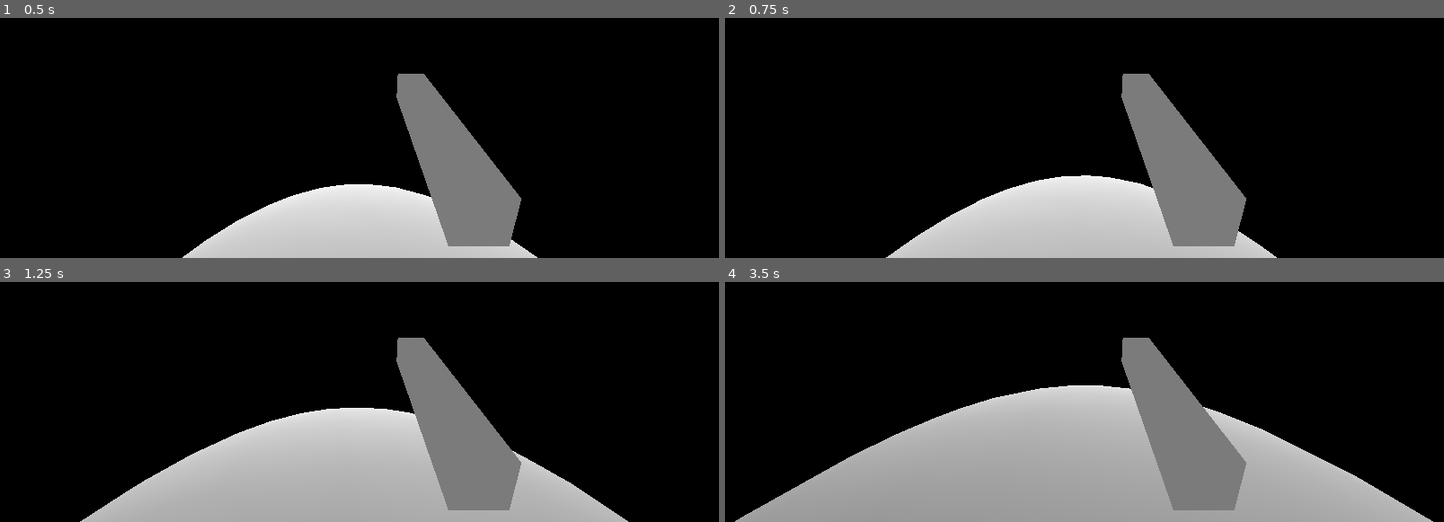
Above: before the commit, frames 1-4 (two rows, left to right).
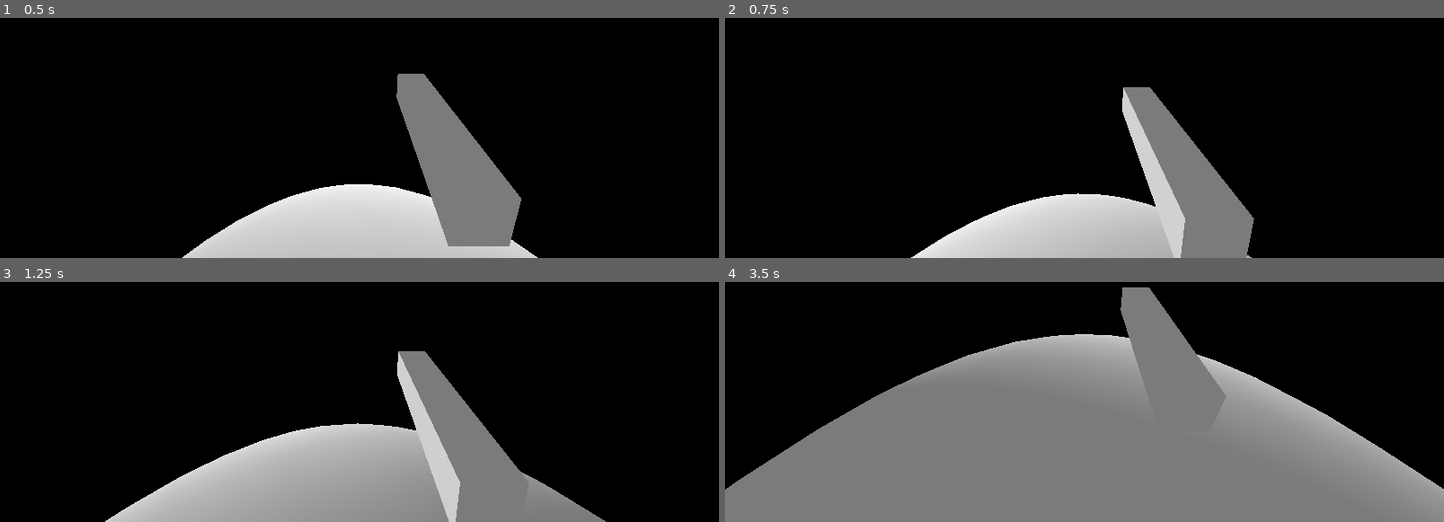
Above: after the commit, the same moments.

Repository: BliznyukNM/space-game
Game: Godot game, scene res://test/PlanetWalk.tscn
The game is run twice, just before and just after one commit, with the same random seed, the same clock (stepped at 60 frames per second) and the same inputs. The project has no main scene, so this scene is started directly.
Inputs (mouse positions are in pixels of both pictures, inside the frame that each line leads up to):
- Up to frame 1 (0.5 s): no input
- Up to frame 2 (0.75 s): move the mouse to (1242, 27) at 0.52 s; hold D (character_right) from 0.53 s (still down)
- Up to frame 3 (1.25 s): keep holding D (character_right)
- Up to frame 4 (3.5 s): move the mouse to (940, 332) at 1.27 s; release D (character_right) at 1.28 s; hold S (character_backward) 1.28-2.03 s; move the mouse to (outside the picture) at 2.02 s; hold D (character_right) 2.03-2.78 s; move the mouse to (1048, 394) at 2.77 s; hold W (character_forward) from 2.78 s (still down)

Frame 1 is identical in both runs. In frame 2, 6.3% of the frame differs, in the area x 22-77%, y 23-100%; in frame 3, 11%; in frame 4, 49%, in the area x 0-100%, y 2-100%.

Commit message:
nice camera controls

Diff:
--- a/space-game-client/project.godot
+++ b/space-game-client/project.godot
@@ -9,6 +9,11 @@
 config_version=4
 
 _global_script_classes=[ {
+"base": "KinematicBody",
+"class": "Character",
+"language": "GDScript",
+"path": "res://src/Character.gd"
+}, {
 "base": "Spatial",
 "class": "NBody",
 "language": "GDScript",
@@ -20,6 +25,7 @@
 "path": "res://src/Newton.gd"
 } ]
 _global_script_class_icons={
+"Character": "",
 "NBody": "",
 "Newton": ""
 }
--- a/space-game-client/src/Character.gd
+++ b/space-game-client/src/Character.gd
@@ -1,4 +1,5 @@
 extends KinematicBody
+class_name Character
 
 
 export var speed := 5.0
@@ -8,6 +9,7 @@
 var _gravity_up: Vector3
 var _planet: NBody
 var _velocity: Vector3
+var _input: Vector3
 
 
 func apply_gravity(gravity: Vector3, gravity_up: Vector3, planet: NBody) -> void:
@@ -16,11 +18,13 @@
 	_planet = planet
 
 
+func move(input: Vector3) -> void:
+	_input = Quat(rotation) * input
+
+
 func _physics_process(delta: float) -> void:
 	_align_gravity()
 
-	var input: = _get_input()
-	input = Quat(rotation) * input
 
 	if not is_on_floor():
 		_velocity += _gravity * delta
@@ -29,7 +33,7 @@
 		_velocity = Vector3.ZERO
 
 	translation += _planet.velocity * delta
-	translation += input * speed * delta
+	translation += _input * speed * delta
 
 
 
@@ -37,11 +41,3 @@
 	var new_x: Vector3 = _gravity_up.cross(transform.basis.z).normalized()
 	var new_z: Vector3 = _gravity_up.cross(new_x).normalized()
 	transform.basis = Basis(new_x, _gravity_up, -new_z)
-
-
-func _get_input() -> Vector3:
-	var input: = Vector3.ZERO
-	input.x = Input.get_action_strength("character_left") - Input.get_action_strength("character_right")
-	input.z = Input.get_action_strength("character_forward") - Input.get_action_strength("character_backward")
-	input = input.normalized() if input.length_squared() > 1.0 else input
-	return input
--- a/space-game-client/src/InputManager.gd
+++ b/space-game-client/src/InputManager.gd
@@ -4,10 +4,8 @@
 export var character_node : NodePath
 
 
-onready var character := get_node(character_node)
-
-onready var camera := $"../Camera"
-onready var camera_pivot := $"../Camera/Pivot"
+onready var character: Character = get_node(character_node)
+onready var camera := get_node(character_node).get_node("Camera")
 
 
 export var mouse_sensitivity = 0.002
@@ -19,21 +17,15 @@
 
 func _input(event: InputEvent) -> void:
 	if event is InputEventMouseMotion:
-		camera.rotate_y(-event.relative.x * mouse_sensitivity)
-		camera_pivot.rotate_x(-event.relative.y * mouse_sensitivity)
+		character.rotate_object_local(Vector3.UP, -event.relative.x * mouse_sensitivity)
+		camera.rotate_object_local(Vector3.RIGHT, -event.relative.y * mouse_sensitivity)
 
 
 func _process(delta: float) -> void:
-	# Get movement input and applying it
 	var move_direction := Vector3.ZERO
 
-	move_direction.z = Input.get_action_strength("character_backward") - Input.get_action_strength("character_forward")
-	move_direction.x = Input.get_action_strength("character_right") - Input.get_action_strength("character_left")
-	move_direction.y = Input.get_action_strength("character_up") - Input.get_action_strength("character_down")
+	move_direction.z = Input.get_action_strength("character_forward") - Input.get_action_strength("character_backward")
+	move_direction.x = Input.get_action_strength("character_left") -  Input.get_action_strength("character_right")
 
 	if move_direction.length_squared() > 1: move_direction = move_direction.normalized()
-	character.move(move_direction, delta)
-
-	# Update camera and character position and rotation
-	character.rotation = Quat(camera_pivot.global_transform.basis).get_euler()
-	camera.translation = character.translation
+	character.move(move_direction)
--- a/space-game-client/test/PlanetWalk.tscn
+++ b/space-game-client/test/PlanetWalk.tscn
@@ -1,8 +1,9 @@
-[gd_scene load_steps=4 format=2]
+[gd_scene load_steps=5 format=2]
 
 [ext_resource path="res://src/NewtonBodies/Planet.tscn" type="PackedScene" id=1]
 [ext_resource path="res://src/Character.tscn" type="PackedScene" id=2]
 [ext_resource path="res://src/Simulation.gd" type="Script" id=3]
+[ext_resource path="res://src/InputManager.gd" type="Script" id=4]
 
 [node name="PlanetWalk" type="Node"]
 script = ExtResource( 3 )
@@ -20,3 +21,7 @@
 velocity = Vector3( 10, 10, 10 )
 
 [node name="DirectionalLight" type="DirectionalLight" parent="."]
+
+[node name="InputManager" type="Node" parent="."]
+script = ExtResource( 4 )
+character_node = NodePath("../Walker")
